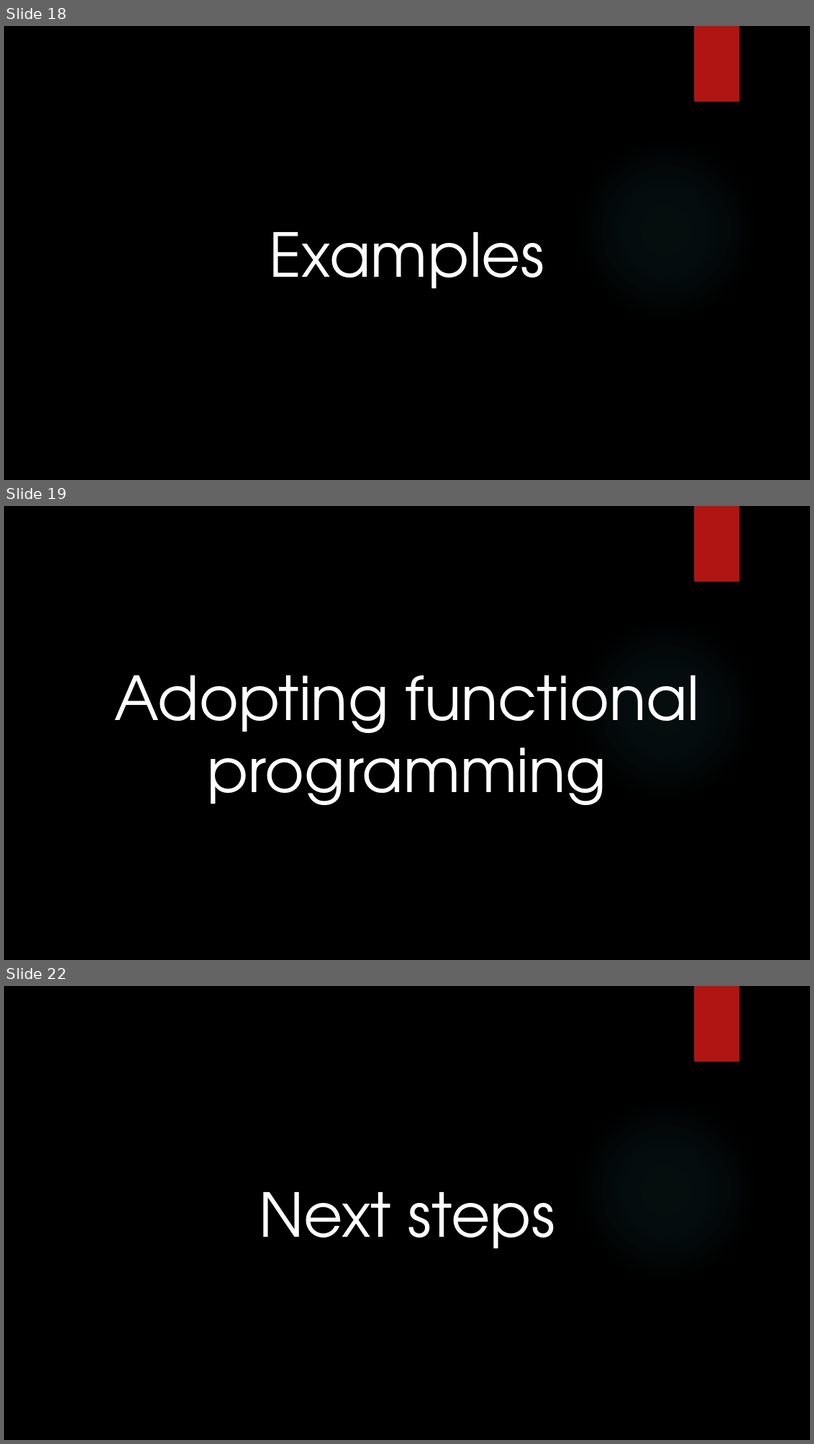
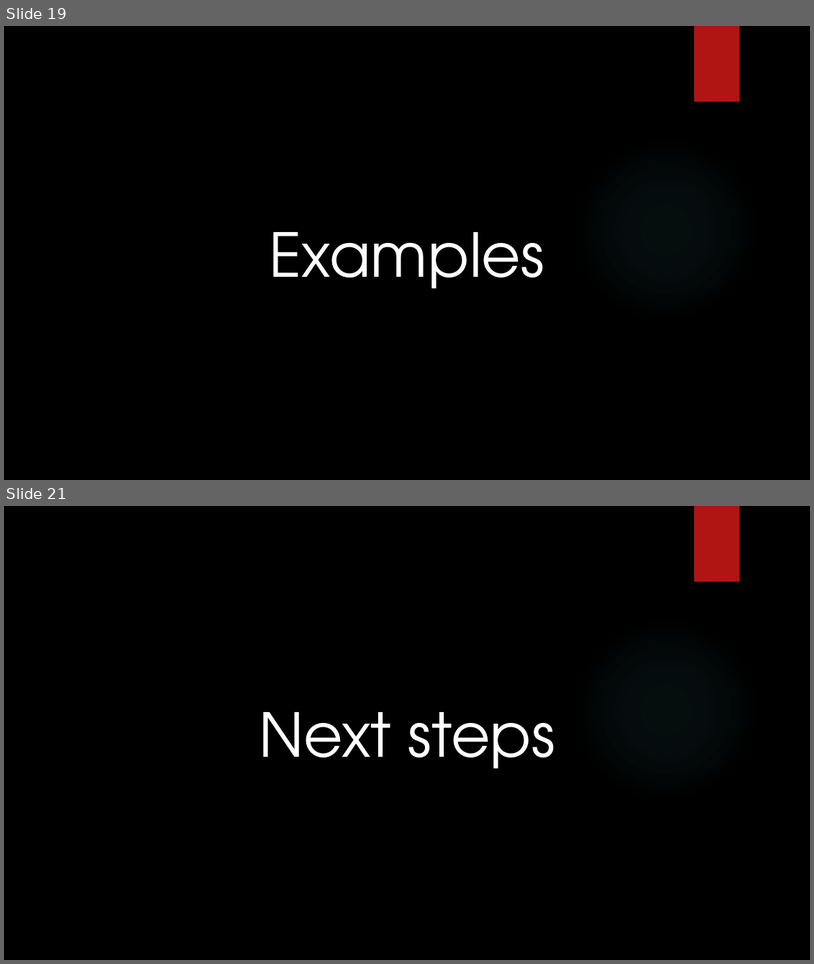
Before and after one commit to dennisdietrich/FpWithCSharp, a slide deck: doc/GetFuncY.pptx. Shown one above the other, each under a label of ours: slides 18, 19 and 22 before the commit, slides 19 and 21 after it; the slides between them are not shown. The pictures are 814x1444 and 814x964 pixels, drawn with LibreOffice and Linux fonts; fonts in the diff are those of the drawing; background and template pictures are left out. Boxes give left, top, right and bottom in pixels: in the first picture for what was removed or moved away, otherwise in the second. Text is boxed around its words. In the diff, an @@ line names an element or a change of style, - is before the commit and + after.

Commit message:
Removed section 'adopting FP' and added two sidebars instead

```diff
--- a/doc/GetFuncY.pptx
+++ b/doc/GetFuncY.pptx
@@ slide 19 removed at <box>4,506,810,960</box>, background picture (left out); not listed: 2 template elements that a slide beside it also shows @@
@@ title removed at <box>114,675,700,805</box> @@
-Adopting functional programming
@@ what was slide 18 is now slide 19 @@
@@ what was slide 22 is now slide 21 @@
```
Also in this commit, not shown: 1 slide changed, 2 slides added, 2 other slides removed.
